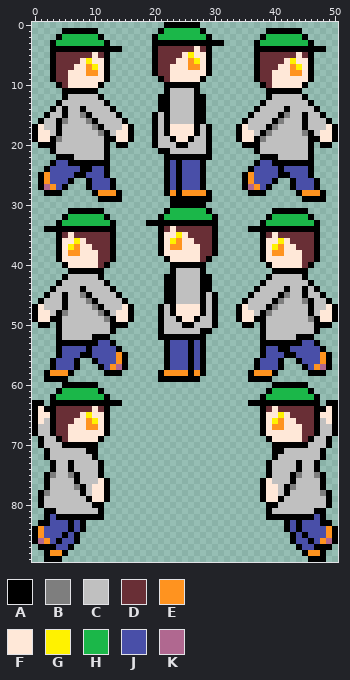
Two versions of one sprite sheet, img/player.png. The picture above was drawn from the file before the commit.
The file is 51x90 pixels.
Palette (. is transparent): A #000000  B #7e7e7e  C #c0c0c0  D #692f36  E #ff931f  F #ffe8d8  G #fff200  H #1bb749  J #494fa8  K #b06890
Pixels before (only the part around the change), first column x 0:
70 .ACCCAAAAAA.............................AAAAAACCCA.
71 ..ACCCCCCAA.............................AACCCCCCA..
72 ..ACCCCCCCA.............................ACCCCCCCA..
73 ...ACCACCCCA...........................ACCCCACCA...
74 ...ACCACCCCA...........................ACCCCACCA...
75 ..ABCCBACCCA...........................ACCCABCCBA..
76 ..ACCCCACCCFA.........................AFCCCACCCCA..
77 ..ACCCCBACFFA.........................AFFCABCCCCA..
78 .ABCCCCCACFFA.........................AFFCACCCCCBA.
79 .ACCCCCCCAFFA.........................AFFACCCCCCCA.
80 .ACCCCCCCCAA...........................AACCCCCCCCA.
81 ..AACCCCCCCA...........................ACCCCCCCAA..
82 ..AJAAAAAAAA...........................AAAAAAAAJA..
83 .AAJJJAJA.................................AJAJJJAA.
84 AEJJJJAJA.................................AJAJJJJEA
85 AEJJJAJA...................................AJAJJJEA
86 AKEJAJJA...................................AJJAJEKA
87 .AAAJJA.....................................AJJAAA.
88 ..AEEA.......................................AEEA..
89 ..AAA.........................................AAA..
After the commit:
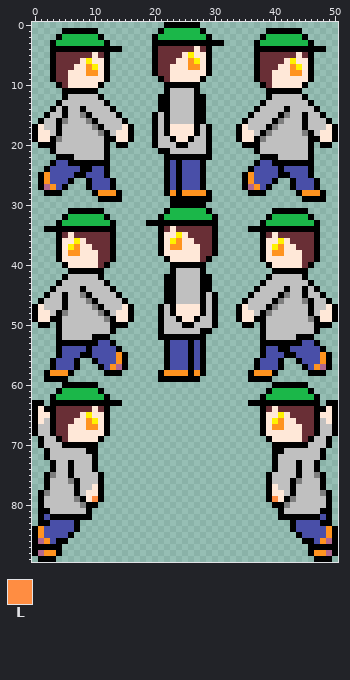
Colours new in this view: L #ff8d42
Commit message: 張り付きグラ修正
What changed:
{"y":73,"x":10,"old":"CA","new":"A."}
{"y":73,"x":39,"old":"AC","new":".A"}
{"y":74,"x":10,"old":"CA","new":"A."}
{"y":74,"x":39,"old":"AC","new":".A"}
{"y":75,"x":6,"old":"BA","new":"AC"}
{"y":75,"x":43,"old":"AB","new":"CA"}
{"y":76,"x":6,"old":"C","new":"B"}
{"y":76,"x":11,"old":"FA","new":"A."}
{"y":76,"x":38,"old":"AF","new":".A"}
{"y":76,"x":44,"old":"C","new":"B"}
{"y":77,"x":7,"old":"BA","new":"AC"}
{"y":77,"x":11,"old":"FA","new":"A."}
{"y":77,"x":38,"old":"AF","new":".A"}
{"y":77,"x":42,"old":"AB","new":"CA"}
{"y":78,"x":7,"old":"CAC","new":"ACF"}
{"y":78,"x":11,"old":"FA","new":"A."}
{"y":78,"x":38,"old":"AF","new":".A"}
{"y":78,"x":41,"old":"CAC","new":"FCA"}
{"y":79,"x":7,"old":"CCAFFA","new":"BAFLA."}
{"y":79,"x":38,"old":"AFFACC","new":".ALFAB"}
{"y":80,"x":8,"old":"CC","new":"BA"}
{"y":80,"x":11,"old":"A","new":"."}
{"y":80,"x":39,"old":"A","new":"."}
{"y":80,"x":41,"old":"CC","new":"AB"}
{"y":81,"x":1,"old":".","new":"A"}
{"y":81,"x":3,"old":"A","new":"C"}
{"y":81,"x":9,"old":"CCA","new":"A.."}
{"y":81,"x":39,"old":"ACC","new":"..A"}
{"y":81,"x":47,"old":"A","new":"C"}
{"y":81,"x":49,"old":".","new":"A"}
{"y":82,"x":1,"old":".AJ","new":"AJA"}
{"y":82,"x":10,"old":"AA","new":".."}
{"y":82,"x":39,"old":"AA","new":".."}
{"y":82,"x":47,"old":"JA.","new":"AJA"}
{"y":83,"x":6,"old":"AJA","new":"JA."}
{"y":83,"x":42,"old":"AJA","new":".AJ"}
{"y":84,"x":6,"old":"AJA","new":"JA."}
{"y":84,"x":42,"old":"AJA","new":".AJ"}
{"y":85,"x":5,"old":"AJA","new":"JA."}
{"y":85,"x":43,"old":"AJA","new":".AJ"}
{"y":86,"x":5,"old":"JJA","new":"A.."}
{"y":86,"x":43,"old":"AJJ","new":"..A"}
{"y":87,"x":0,"old":".","new":"A"}
{"y":87,"x":4,"old":"JJA","new":"A.."}
{"y":87,"x":44,"old":"AJJ","new":"..A"}
{"y":87,"x":50,"old":".","new":"A"}
{"y":88,"x":0,"old":"..A","new":"AKE"}
{"y":88,"x":4,"old":"EA","new":"A."}
{"y":88,"x":45,"old":"AE","new":".A"}
{"y":88,"x":48,"old":"A..","new":"EKA"}
{"y":89,"x":1,"old":".","new":"A"}
{"y":89,"x":4,"old":"A","new":"."}
{"y":89,"x":46,"old":"A","new":"."}
{"y":89,"x":49,"old":".","new":"A"}
{"label":"changed","picture_box":[32,460,110,562]}
{"label":"changed","picture_box":[260,460,338,562]}
